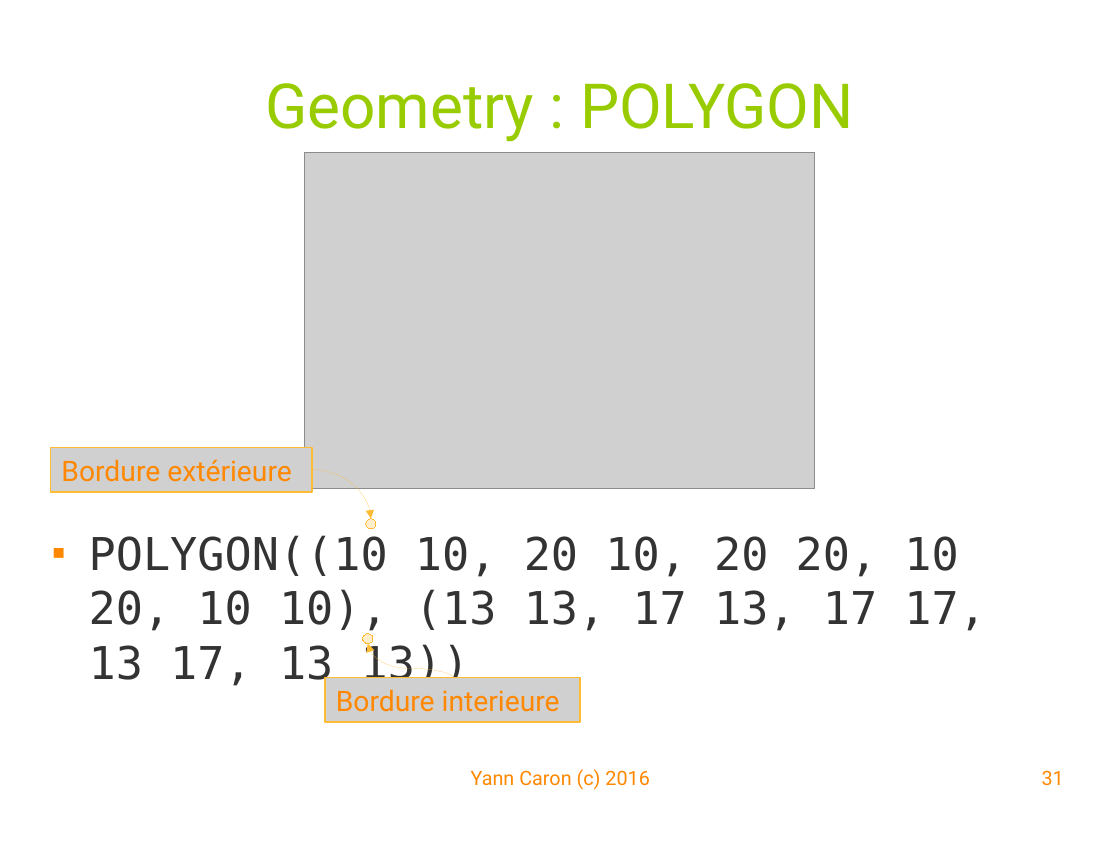
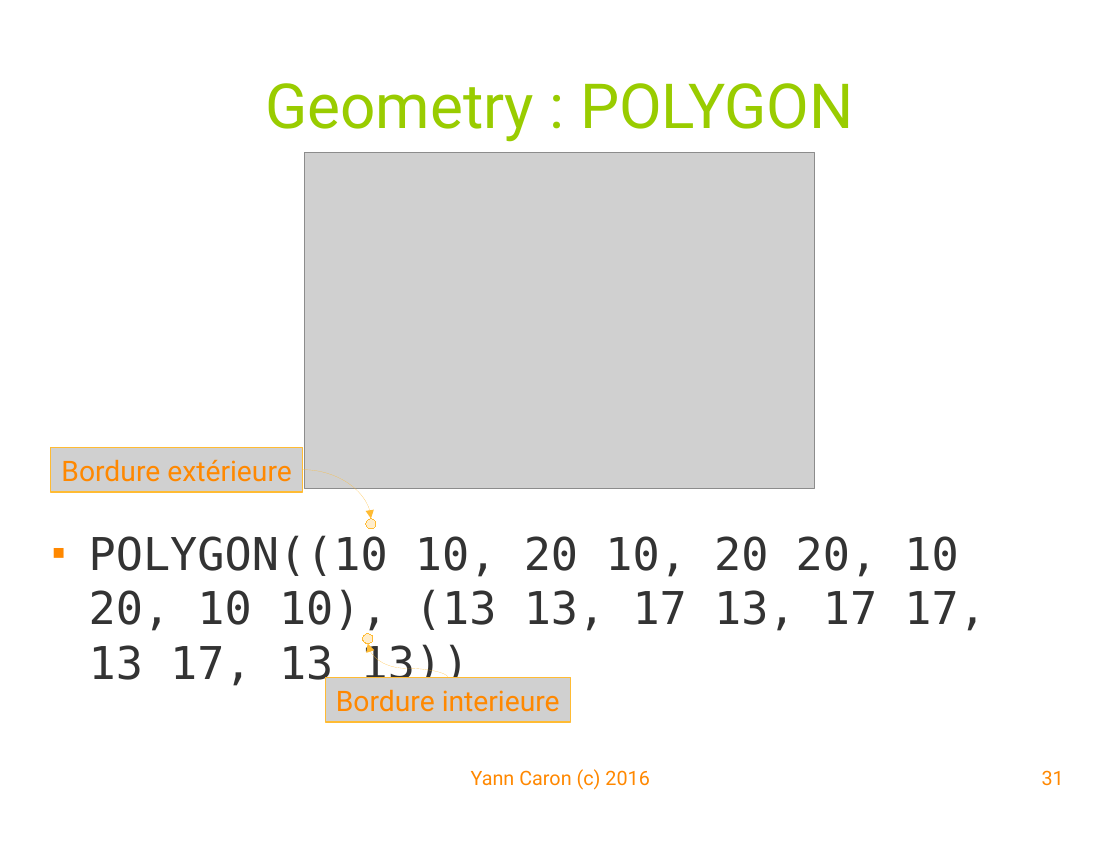
Before and after one commit to YannCaron/Android-ENSG, a slide deck: slide 31 of 10 - Spatialite.odp. Drawn at 1120x841 pixels with LibreOffice and Linux fonts; fonts in the diff are those of the drawing; grey boxes stand for pictures; background and template pictures are left out. Boxes give left, top, right and bottom in pixels: in the first picture for what was removed or moved away, otherwise in the second. Text is boxed around its words. In the diff, an @@ line names an element or a change of style, - is before the commit and + after.

```diff
--- a/10 - Spatialite.odp
+++ b/10 - Spatialite.odp
@@ picture "Bordure extérieure": place and size @@
-picture "Bordure extérieure" at (51, 447, 312, 492)
+picture "Bordure extérieure" at (51, 447, 303, 492)
@@ curved arrow moved from (312, 470) - (371, 518) to (303, 470) - (371, 518) @@
@@ curved arrow moved from (453, 677) - (368, 643) to (448, 677) - (368, 643) @@
@@ picture "Bordure interieure": place and size @@
-picture "Bordure interieure" at (325, 677, 580, 722)
+picture "Bordure interieure" at (325, 677, 571, 722)
```
Also in this commit, not shown: 10 other slides changed, 8 other files.
